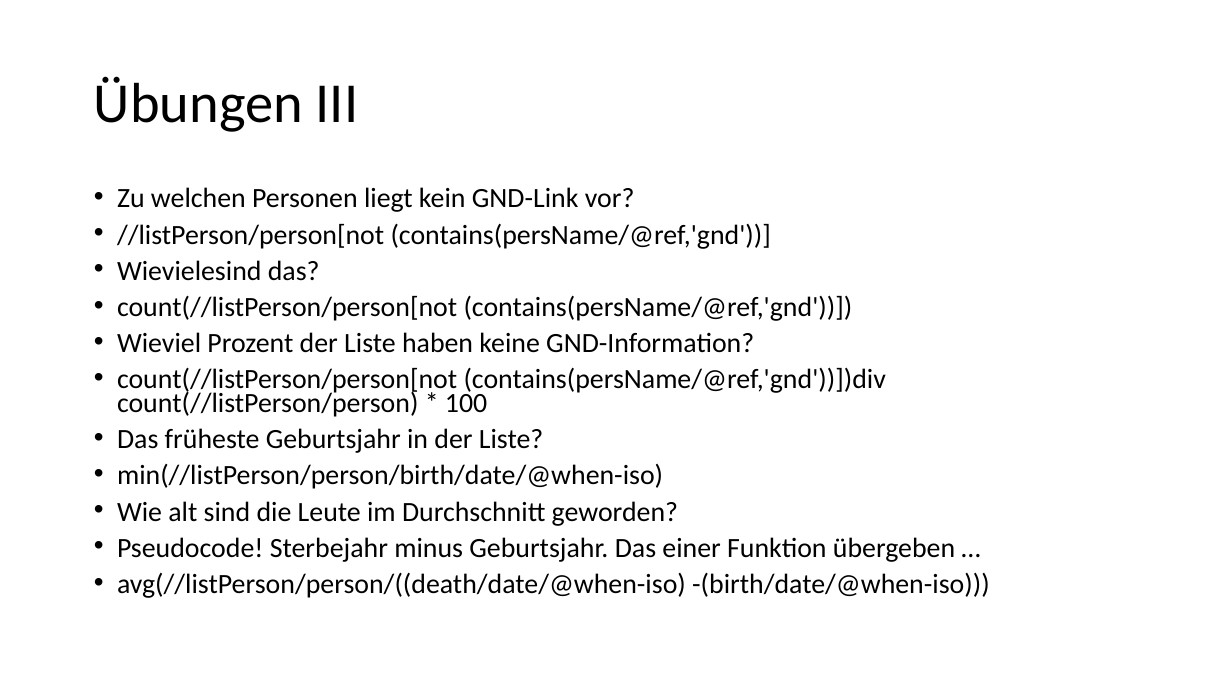
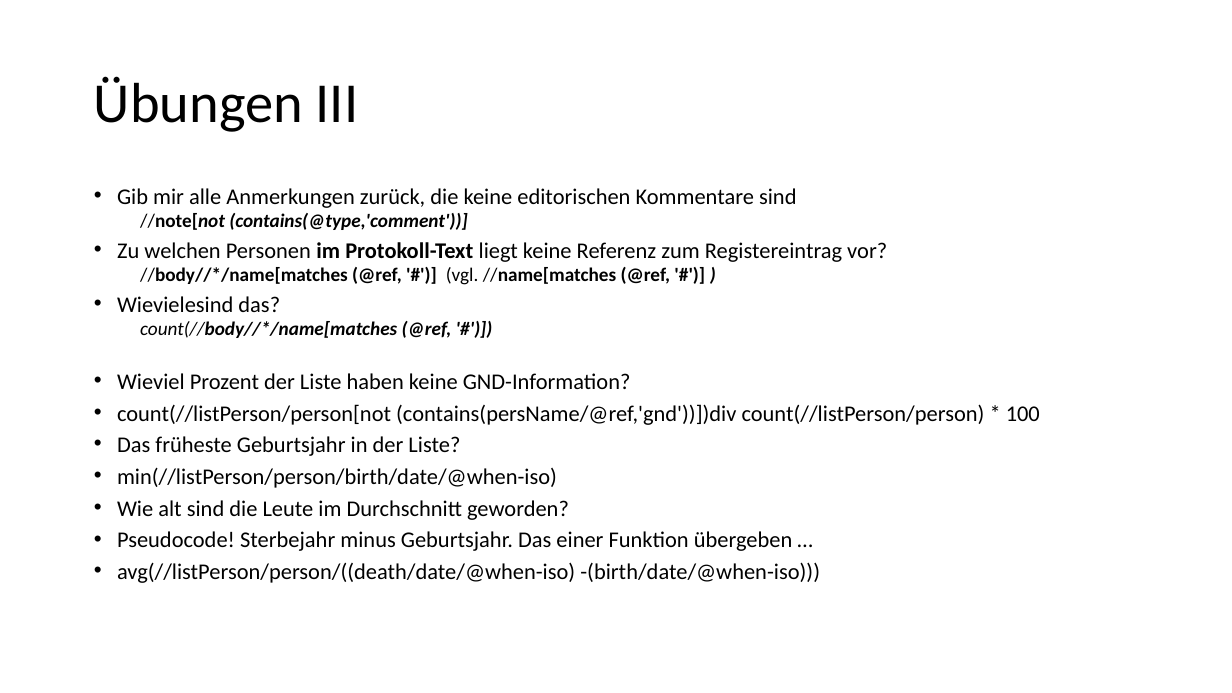
Before and after one commit to Lena-Luise/Lehre, a slide deck: slide 19 of SchulungenKGParl/Folien/XPath.pptx. Drawn at 1232x693 pixels with LibreOffice and Linux fonts; fonts in the diff are those of the drawing. Boxes give left, top, right and bottom in pixels: in the first picture for what was removed or moved away, otherwise in the second. Text is boxed around its words. In the diff, an @@ line names an element or a change of style, - is before the commit and + after.

```diff
--- a/SchulungenKGParl/Folien/XPath.pptx
+++ b/SchulungenKGParl/Folien/XPath.pptx
@@ text at box(117, 188, 887, 285): text changed; size 21.7 to 17.5 pt @@
-• Zu welchen Personen liegt kein GND-Link vor?
-• //listPerson/person[not (contains(persName/@ref,'gnd'))]
+• Gib mir alle Anmerkungen zurück, die keine editorischen Kommentare sind
+  //note[not (contains(@type,'comment'))]
+• Zu welchen Personen im Protokoll-Text liegt keine Referenz zum Registereintrag vor?
+  //body//*/name[matches (@ref, '#')] (vgl. //name[matches (@ref, '#')] )
@@ text at box(117, 296, 1040, 583): size 21.7 to 17.5 pt in "Wievielesind das?", "Wieviel Prozent der Liste haben keine GND-Information?", "count(//listPerson/person[not (contains(persName/@ref,'gnd') ...", "Das früheste Geburtsjahr in der Liste?" and 4 more places @@
@@ text at box(140, 321, 452, 338): text changed; size 21.7 to 15 pt; bold on; italic on @@
-• count(//listPerson/person[not (contains(persName/@ref,'gnd'))])
+  count(//body//*/name[matches (@ref, '#')])
```
Also in this commit, not shown: 2 other slides changed, 1 other file.
